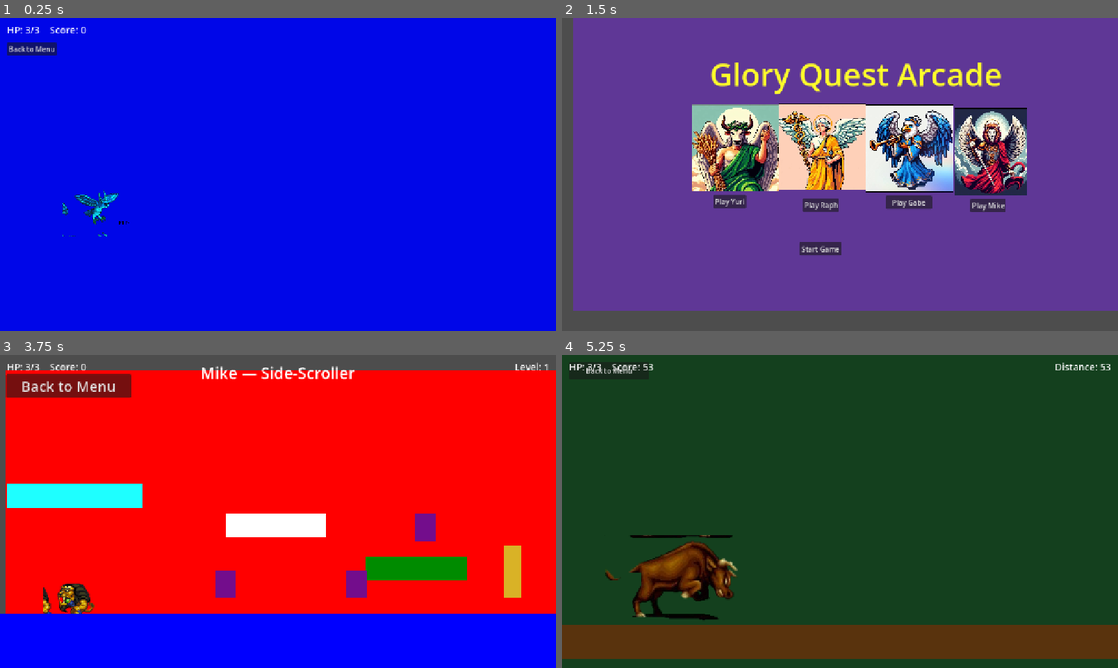
Above: before the commit, frames 1-4 (two rows, left to right).
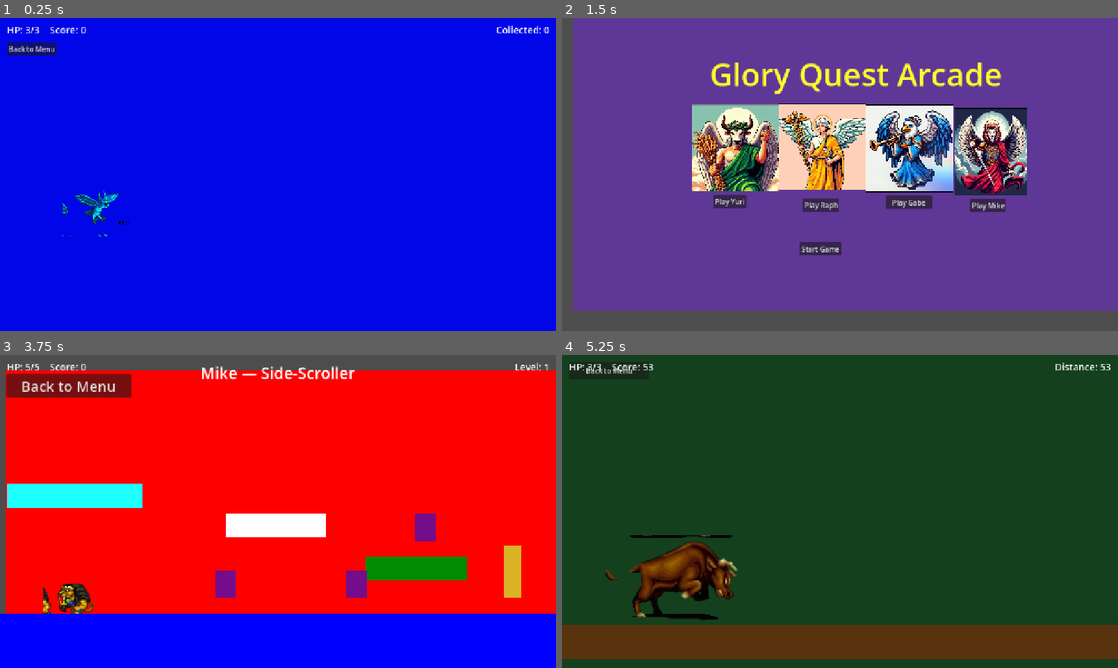
Above: after the commit, the same moments.

Repository: khrollo963/Occult-Video-Game-
Game: Godot game, scene res://scenes/levels/Gabriel/gabe_game.tscn
The game is run twice, just before and just after one commit, with the same random seed, the same clock (stepped at 60 frames per second) and the same inputs. This scene is started directly instead of the project's main scene.
Inputs:
- Up to frame 1 (0.25 s): no input
- Up to frame 2 (1.5 s): tap Enter (attack) at 0.5, 0.6 s; hold D (move_right) 0.53-1.25 s; tap Space (jump) at 0.77, 1.07 s; click "Back to Menu" at 1.25 s
- Up to frame 3 (3.75 s): click "Start Game" at 2 s; click "Back to Menu" at 2.75 s; click "Start Game" at 3.5 s
- Up to frame 4 (5.25 s): click "Back to Menu" at 4.25 s; click "Play Yuri" at 5 s

The runs differ from the first frame. In frame 1, 0.1% of the frame differs, in the area x 89-99%, y 2-5%; in frame 2, nothing differs; in frame 3, less than 0.1%; in frame 4, nothing differs.

Commit message:
Fix HUD init race, Mike attack hitbox mirroring, and CI export action.
Cache GameManager HUD values for late-connecting HUD nodes, mirror AttackHitbox when facing left, and switch to firebelley/godot-export@v7.0.0.

Co-authored-by: Cursor <cursoragent@cursor.com>

Diff:
--- a/scenes/UI/hud.gd
+++ b/scenes/UI/hud.gd
@@ -10,6 +10,7 @@
 	_game_manager.health_changed.connect(_on_health_changed)
 	_game_manager.score_changed.connect(_on_score_changed)
 	_game_manager.stat_changed.connect(_on_stat_changed)
+	_game_manager.apply_cached_hud(self)
 
 
 func set_health(current: int, maximum: int) -> void:
--- a/scenes/levels/Michael/mike.gd
+++ b/scenes/levels/Michael/mike.gd
@@ -11,6 +11,9 @@
 @onready var _game_manager: Node = get_node("/root/GameManager")
 @onready var anim: AnimatedSprite2D = $AnimatedSprite2D
 @onready var attack_hitbox: Area2D = $AttackHitbox
+@onready var attack_hitbox_shape: CollisionShape2D = $AttackHitbox/CollisionShape2D
+
+const ATTACK_HITBOX_OFFSET_X := 36.0
 
 var health := max_health
 var attacking := false
@@ -59,6 +62,7 @@
 	attack_timer = ATTACK_DURATION
 	var attack_dir := 1.0 if anim.flip_h else -1.0
 	velocity.x = attack_dir * ATTACK_LUNGE
+	attack_hitbox_shape.position.x = ATTACK_HITBOX_OFFSET_X * attack_dir
 	anim.play("attack")
 	attack_hitbox.monitoring = true
 
--- a/scripts/game_manager.gd
+++ b/scripts/game_manager.gd
@@ -4,17 +4,43 @@
 signal score_changed(score: int)
 signal stat_changed(label: String, value: int)
 
+var _health_current := 0
+var _health_maximum := 0
+var _score := 0
+var _stat_label := ""
+var _stat_value := 0
+var _has_health := false
+var _has_score := false
+var _has_stat := false
+
 
 func set_health(current: int, maximum: int) -> void:
+	_health_current = current
+	_health_maximum = maximum
+	_has_health = true
 	health_changed.emit(current, maximum)
 
 
 func set_score(score: int) -> void:
+	_score = score
+	_has_score = true
 	score_changed.emit(score)
 
 
 func set_stat(label: String, value: int) -> void:
+	_stat_label = label
+	_stat_value = value
+	_has_stat = true
 	stat_changed.emit(label, value)
+
+
+func apply_cached_hud(hud: CanvasLayer) -> void:
+	if _has_health and hud.has_method("set_health"):
+		hud.set_health(_health_current, _health_maximum)
+	if _has_score and hud.has_method("set_score"):
+		hud.set_score(_score)
+	if _has_stat and hud.has_method("set_stat"):
+		hud.set_stat(_stat_label, _stat_value)
 
 
 func show_game_over() -> void:
Not shown, changed: .github/workflows/export-web.yml
